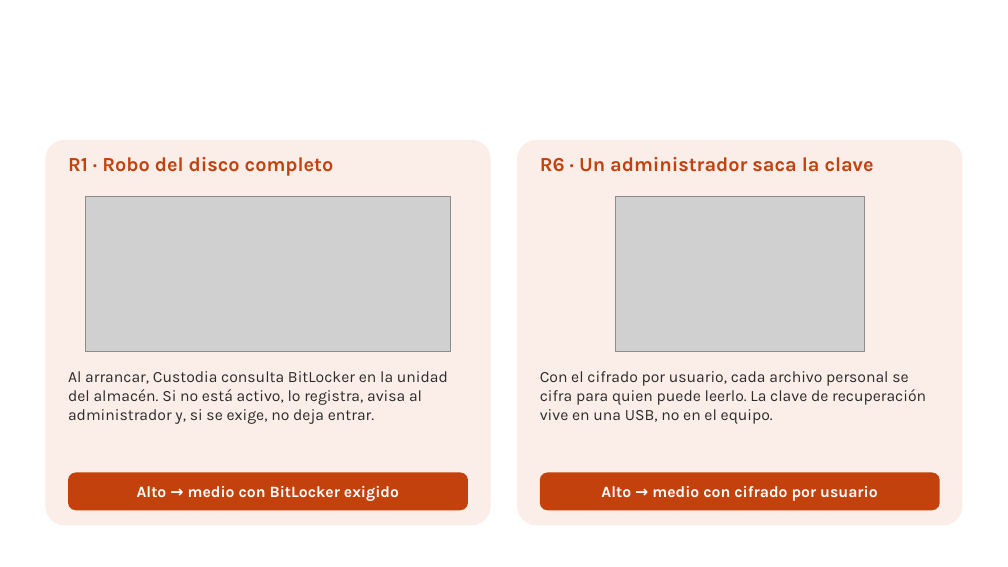
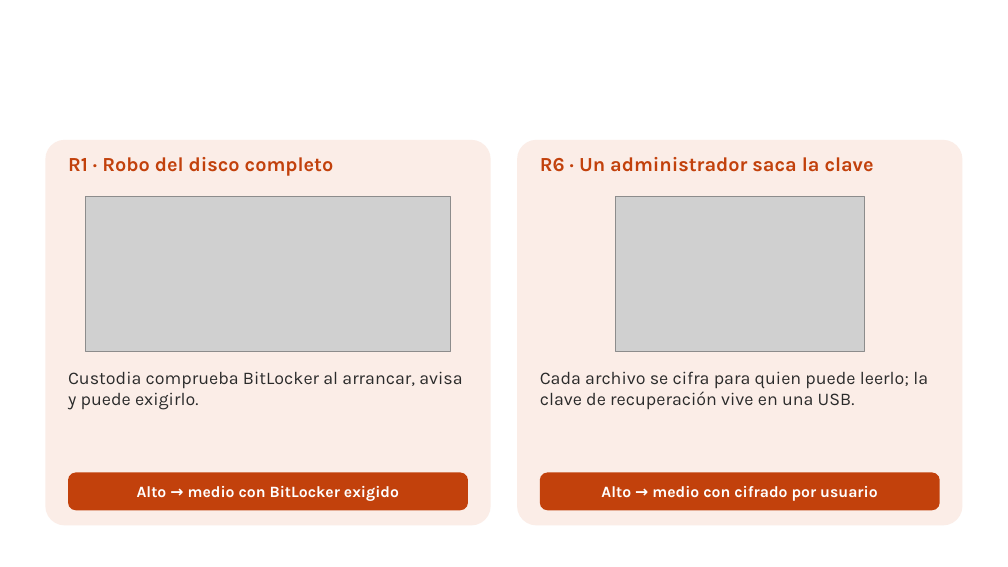
Before and after one commit to yanni2327/custodia, a slide deck: slide 11 of docs/Custodia_charla_TED.pptx. Drawn at 1008x567 pixels with LibreOffice and Linux fonts; fonts in the diff are those of the drawing; grey boxes stand for pictures; background and template pictures are left out. Boxes give left, top, right and bottom in pixels: in the first picture for what was removed or moved away, otherwise in the second. Text is boxed around its words. In the diff, an @@ line names an element or a change of style, - is before the commit and + after.

```diff
--- a/docs/Custodia_charla_TED.pptx
+++ b/docs/Custodia_charla_TED.pptx
@@ text at (68,371,462,410): text changed; size 15 to 17 pt @@
-Al arrancar, Custodia consulta BitLocker en la unidad del almacén. Si no está activo, lo registra, avisa al administrador y, si se exige, no deja entrar.
+Custodia comprueba BitLocker al arrancar, avisa y puede exigirlo.
@@ text at (540,371,928,409): text changed; size 15 to 17 pt @@
-Con el cifrado por usuario, cada archivo personal se cifra para quien puede leerlo. La clave de recuperación vive en una USB, no en el equipo.
+Cada archivo se cifra para quien puede leerlo; la clave de recuperación vive en una USB.
```
Also in this commit, not shown: 5 other slides changed, 16 other files.
